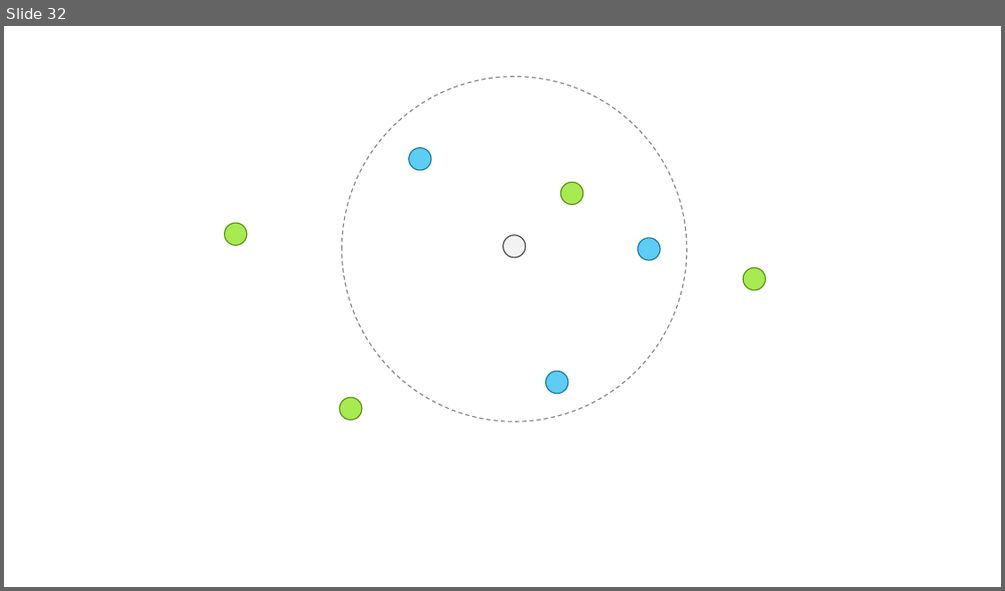
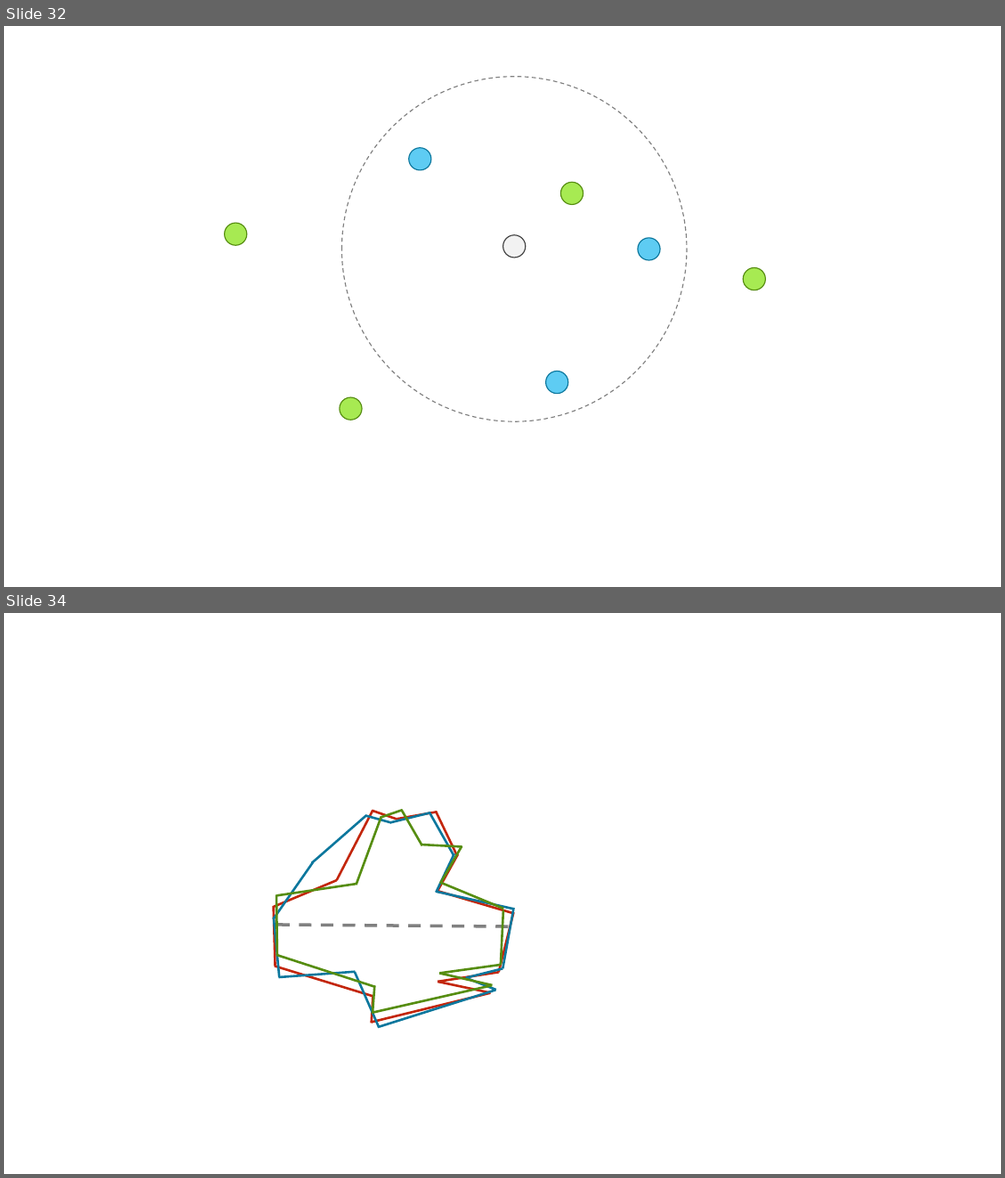
Before and after one commit to Multiscale-Biological-Modeling-Course/Multiscale-Biological-Modeling-Course.github.io, a slide deck: figures/MMBS Figures.pptx. Shown one above the other, each under a label of ours: slide 32 before the commit, slides 32 and 34 after it; the slides between them are not shown. The pictures are 1005x591 and 1005x1178 pixels, drawn with LibreOffice and Linux fonts; fonts in the diff are those of the drawing. Boxes give left, top, right and bottom in pixels: in the first picture for what was removed or moved away, otherwise in the second. Text is boxed around its words. In the diff, an @@ line names an element or a change of style, - is before the commit and + after.

```diff
--- a/figures/MMBS Figures.pptx
+++ b/figures/MMBS Figures.pptx
@@ slide 34 added at [4, 613, 1001, 1174], background #FFFFFF @@
@@ group added at [274, 811, 514, 1027]: 14 lines @@
@@ group added at [276, 810, 503, 1013]: 14 lines @@
@@ group added at [273, 811, 514, 1022]: 15 lines @@
```
Also in this commit, not shown: 1 other slide added, 3 other files.
